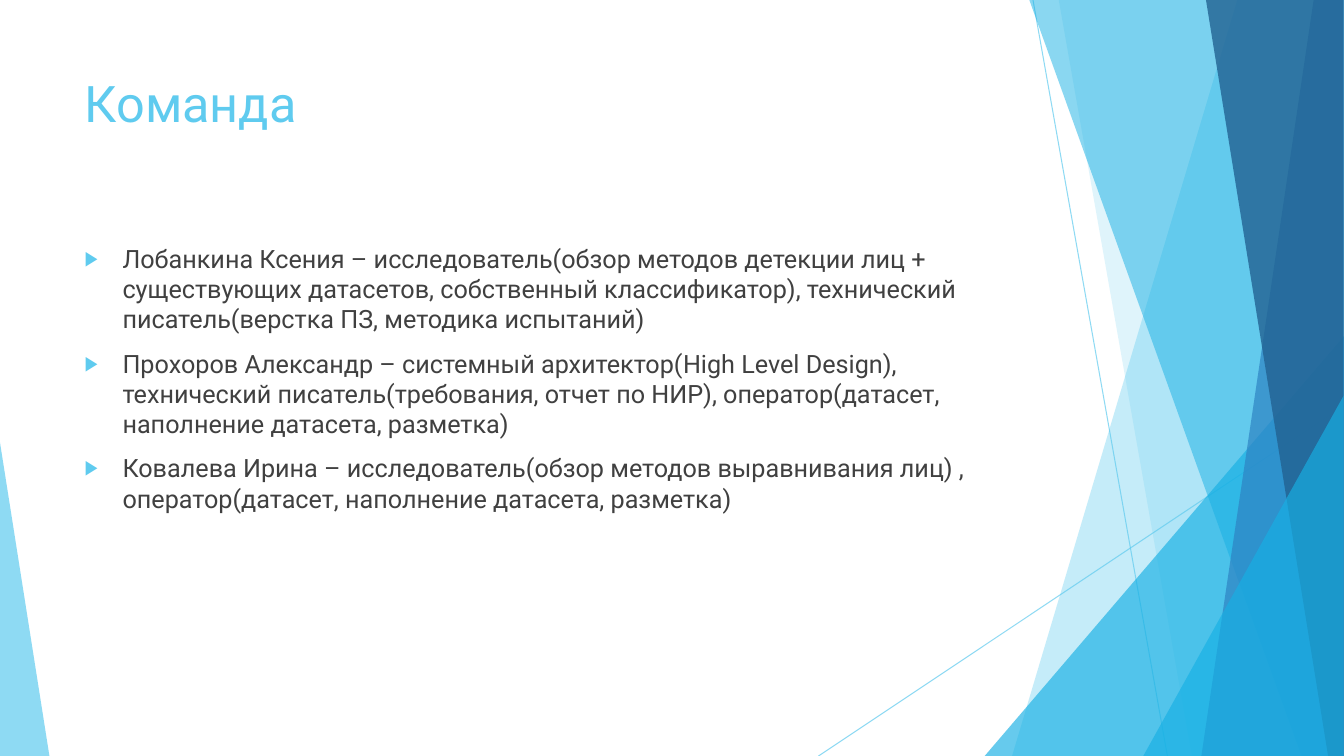
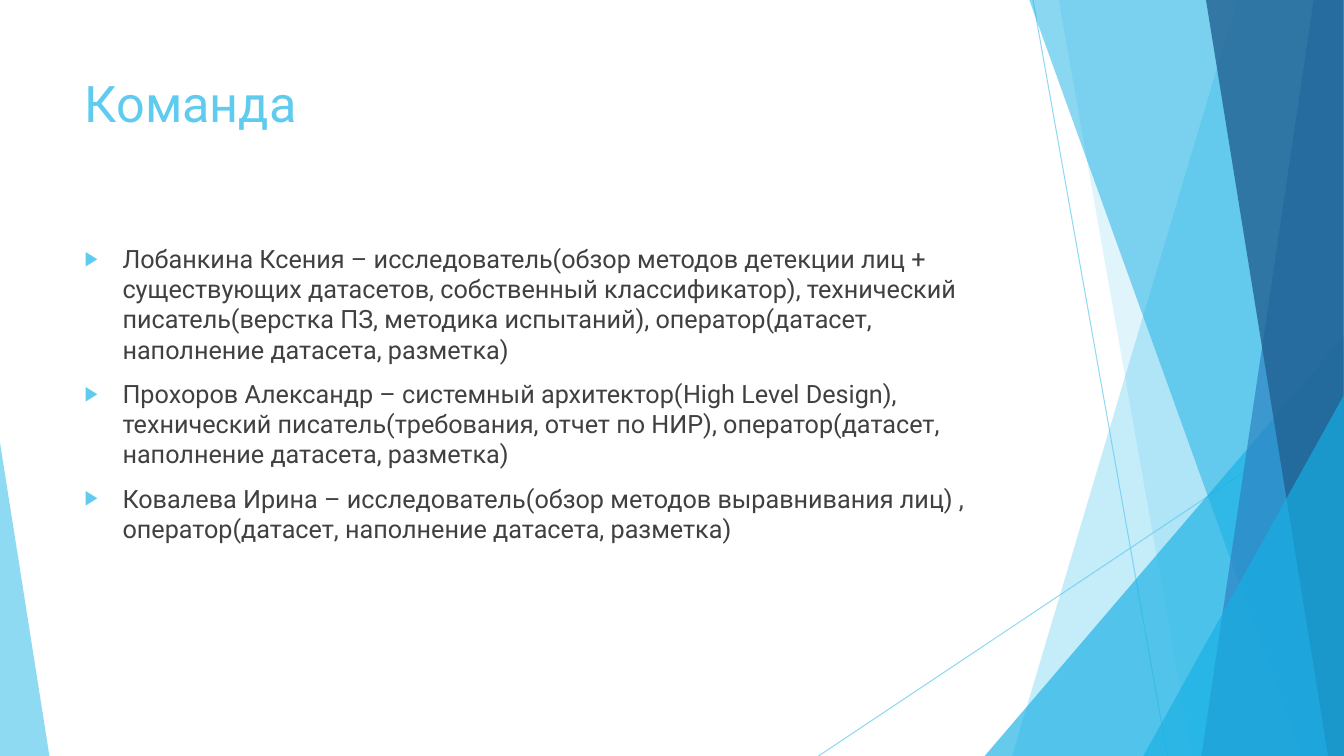
Before and after one commit to greyhuman/FaceReco, a slide deck: slide 18 of docs/external/Итоговая презентация.pptx. Drawn at 1344x756 pixels with LibreOffice and Linux fonts; fonts in the diff are those of the drawing. Boxes give left, top, right and bottom in pixels: in the first picture for what was removed or moved away, otherwise in the second. Text is boxed around its words. In the diff, an @@ line names an element or a change of style, - is before the commit and + after.

```diff
--- a/docs/external/Итоговая презентация.pptx
+++ b/docs/external/Итоговая презентация.pptx
@@ text at [123, 248, 956, 365]: text changed @@
-▶ Лобанкина Ксения – исследователь(обзор методов детекции лиц + существующих датасетов, собственный классификатор), технический писатель(верстка ПЗ, методика испытаний)
+▶ Лобанкина Ксения – исследователь(обзор методов детекции лиц + существующих датасетов, собственный классификатор), технический писатель(верстка ПЗ, методика испытаний), оператор(датасет, наполнение датасета, разметка)
```
Also in this commit, not shown: 4 other slides changed, 2 slides added, 1 slide removed.
